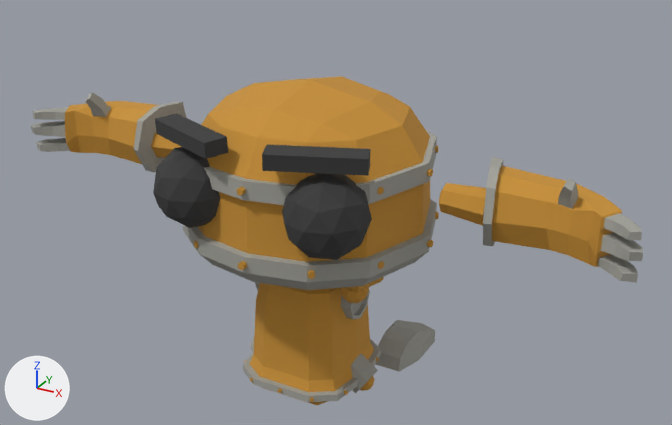
The glTF model assets/prototype/RobotExpressive.glb: old version first, new version second.
Camera for both pictures: a 50 mm camera at (4.38, -7.44, 3.39) aimed at (0.19, 0.17, -0.41). The axes (+X, +Y, +Z) are drawn at lower left. The lights are the same throughout. The picture after the commit comes second. Where no turn or scale is listed for an object, it has been applied to the vertices.

Script lines for the objects in view, before the commit:
```python
ob_foot_l = bpy.data.objects.new('Foot.L', me_foot_l)
ob_foot_l.location = (0.627, 1.054, -1.932)
ob_hand_r = bpy.data.objects.new('Hand.R', me_hand_r)
ob_hand_r.location = (0.0, 0.0, 0.0)
ob_head = bpy.data.objects.new('Head', me_head)
ob_head.location = (0.003, -0.037, 0.159)
ob_lowerleg_l = bpy.data.objects.new('LowerLeg.L', me_lowerleg_l)
ob_lowerleg_l.location = (0.626, -0.441, -0.785)
ob_lowerleg_r = bpy.data.objects.new('LowerLeg.R', me_lowerleg_r)
ob_lowerleg_r.location = (-0.636, -0.441, -0.785)
ob_torso = bpy.data.objects.new('Torso', me_torso)
ob_torso.location = (0.0, -0.001, -1.438)
# also in view: 'Hand.L' at (2.36, -0.08, 0.12)
```
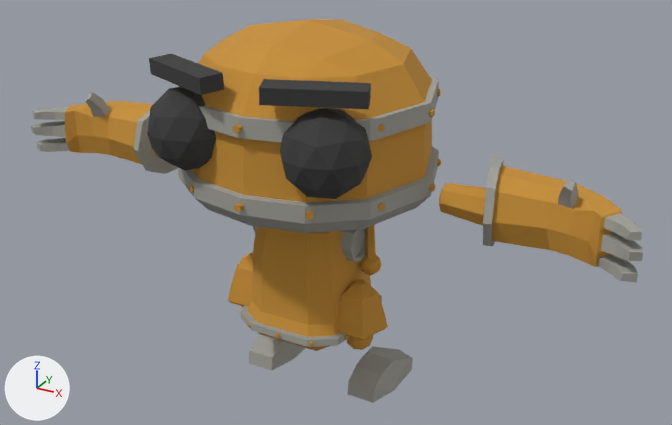
The change in detail:
Object 'Head' (ob_head) moves from (0.003, -0.037, 0.159) to (0.002, -0.048, 0.737).
Object 'LowerLeg.L' (ob_lowerleg_l) moves from (0.626, -0.441, -0.785) to (0.626, -0.327, -1.379).
Object 'LowerLeg.R' (ob_lowerleg_r) moves from (-0.636, -0.441, -0.785) to (-0.636, -0.327, -1.379).
Object 'Torso' (ob_torso) moves from (0.0, -0.001, -1.438) to (0.0, -0.001, -0.783).
Object 'Foot.L' (ob_foot_l) moves from (0.627, 1.054, -1.932) to (0.627, 0.421, -1.952).

Boxes [x1, y1, x2, y2] around the edits, measured in the pictures (672 x 425 px):
'Head', moved
    before: [153, 76, 439, 290]
    after: [147, 19, 441, 233]
'Torso', moved
    before: [243, 282, 381, 405]
    after: [240, 226, 382, 351]
'Foot.L', moved
    before: [375, 320, 435, 371]
    after: [348, 346, 412, 403]
'LowerLeg.L', moved
    before: [340, 277, 384, 303]
    after: [337, 279, 388, 350]
'LowerLeg.R', moved (not visible before)
    after: [228, 253, 253, 307]
'Foot.R', unchanged, uncovered by the edit
    after: [249, 334, 305, 370]
